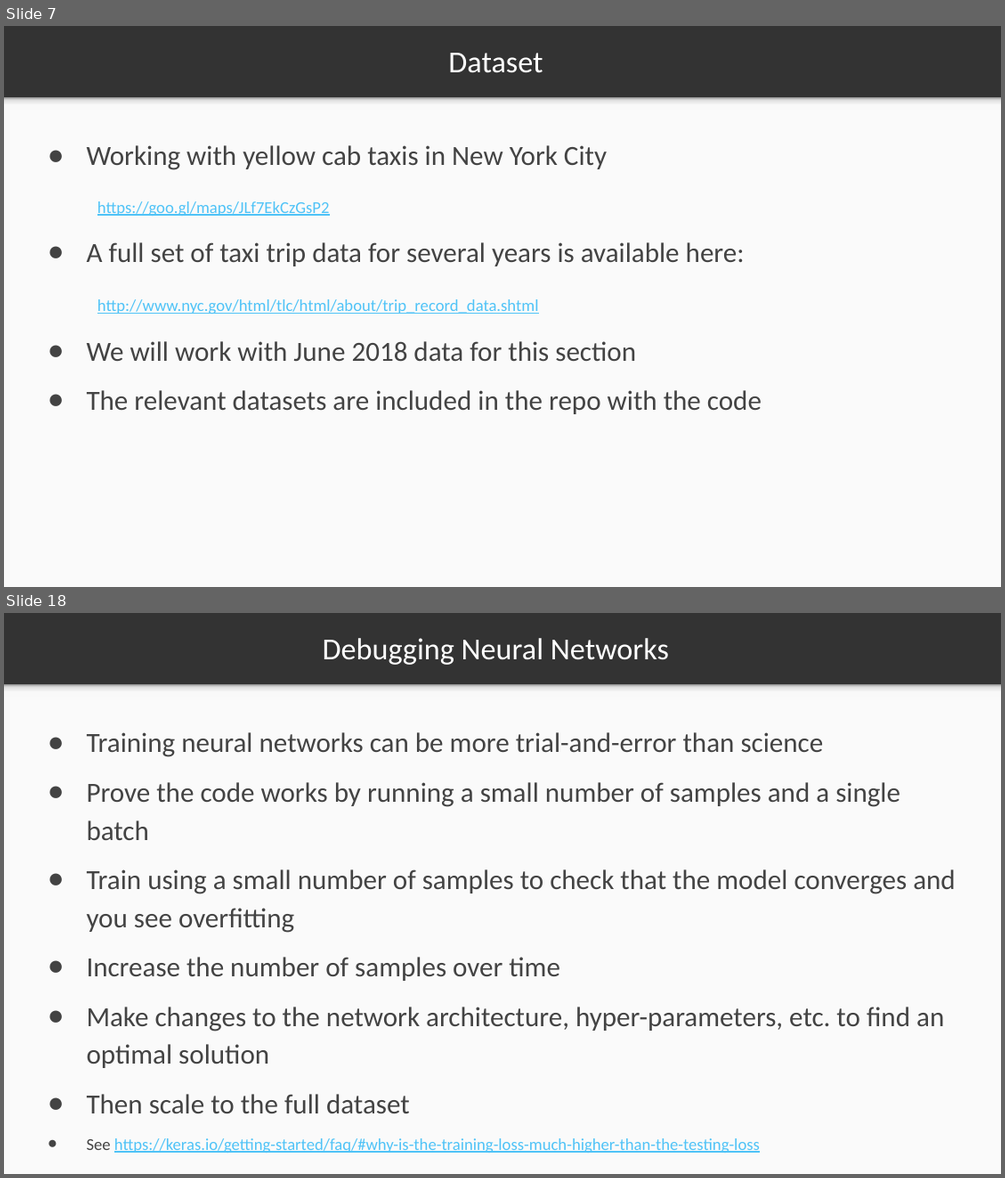
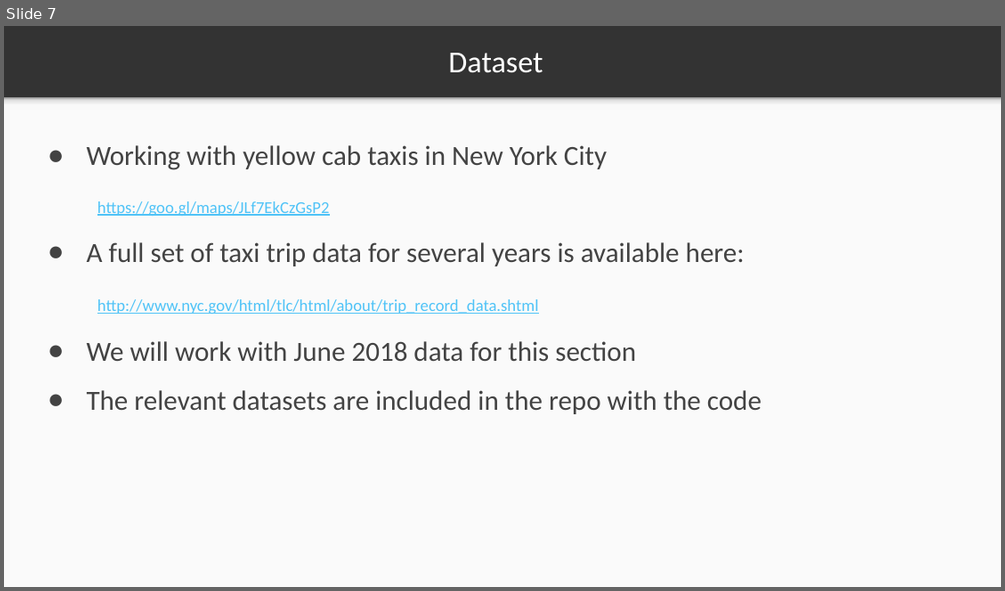
Before and after one commit to markstrefford/1.-Learning-Python-AI-by-Example, a slide deck: 3. Predicting Taxi Ride Duration/Slides/3.1.pptx. Shown one above the other, each under a label of ours: slides 7 and 18 before the commit, slide 7 after it; the slides between them are not shown. The pictures are 1005x1178 and 1005x591 pixels, drawn with LibreOffice and Linux fonts; fonts in the diff are those of the drawing. Boxes give left, top, right and bottom in pixels: in the first picture for what was removed or moved away, otherwise in the second. Text is boxed around its words. In the diff, an @@ line names an element or a change of style, - is before the commit and + after.

```diff
--- a/3. Predicting Taxi Ride Duration/Slides/3.1.pptx
+++ b/3. Predicting Taxi Ride Duration/Slides/3.1.pptx
@@ slide 18 removed at (x1=4, y1=613, x2=1001, y2=1174), background #333333; not listed: 2 template elements that a slide beside it also shows @@
@@ title removed at (x1=323, y1=638, x2=669, y2=665) @@
-Debugging Neural Networks
@@ text removed at (x1=87, y1=732, x2=955, y2=1152) @@
-● Training neural networks can be more trial-and-error than science
-● Prove the code works by running a small number of samples and a single batch
-● Train using a small number of samples to check that the model converges and you see overfitting
-● Increase the number of samples over time
-● Make changes to the network architecture, hyper-parameters, etc. to find an optimal solution
-● Then scale to the full dataset
-● See https://keras.io/getting-started/faq/#why-is-the-training-loss-much-higher-than-the-testing-loss
```
Also in this commit, not shown: 1 slide changed, 15 other slides removed, 5 other files.
